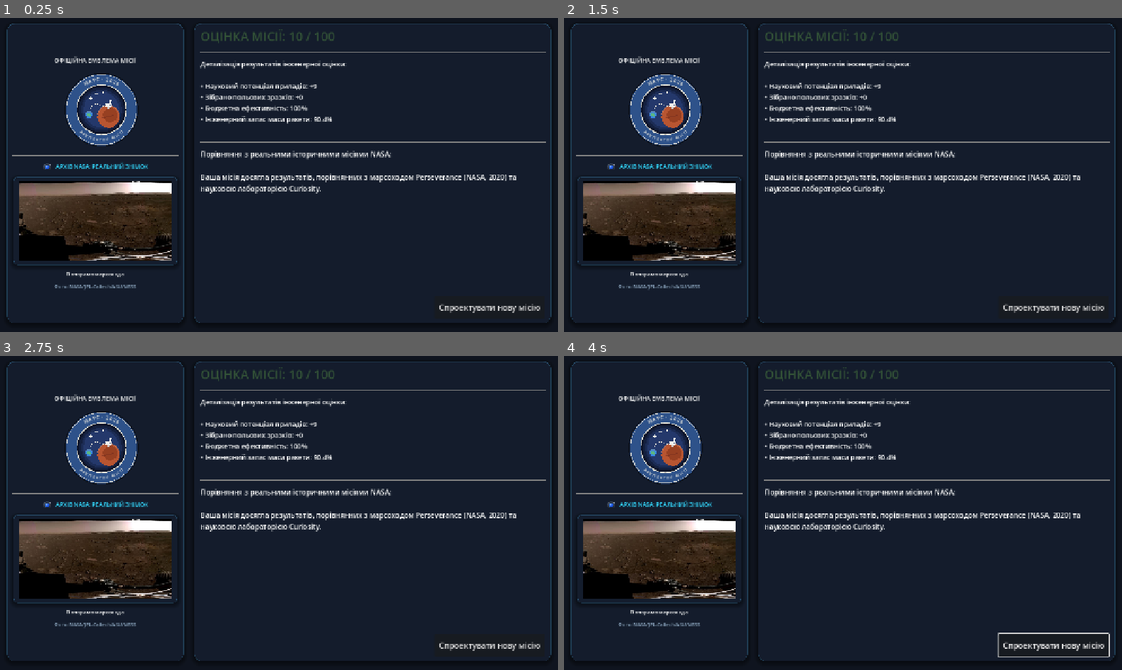
Above: before the commit, frames 1-4 (two rows, left to right).
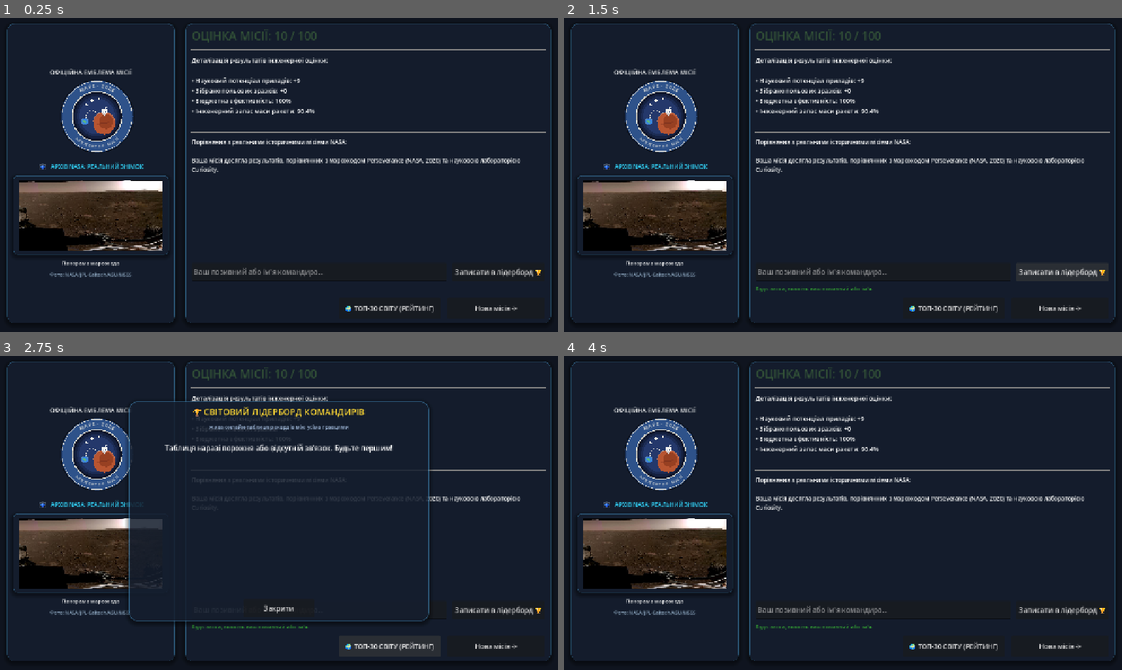
Above: after the commit, the same moments.

Repository: gaga050819/architect-misii-2d
Game: Godot game, scene res://scenes/DebriefView.tscn
Two runs of this game, one before a commit and one after it. Both use one fixed random seed, a clock stepped at 60 frames per second and the inputs below. This scene is started directly instead of the project's main scene.
Inputs (mouse positions are in pixels of both pictures, inside the frame that each line leads up to):
- Up to frame 1 (0.25 s): no input
- Up to frame 2 (1.5 s): click "Спроектувати нову місію" (after the commit: "Нова місія ->") at 0.5 s; click (1060, 272) at 1.25 s, where only the run after the commit has a clickable "Записати в лідерборд 🏆"
- Up to frame 3 (2.75 s): click (390, 644) at 2 s, where only the run after the commit has a clickable "🌍 ТОП-30 СВІТУ (РЕЙТИНГ)"
- Up to frame 4 (4 s): click (843, 607) at 2.75 s, where only the run after the commit has a clickable "Закрити"; tap Enter at 3.5 s; move the mouse to (965, 494) at 3.52 s; hold Right (ui_right) from 3.53 s (still down)

The runs differ from the first frame. In frame 1, 14% of the frame differs, in the area x 2-98%, y 1-98%; in frame 2, 14%; in frame 3, 14%; in frame 4, 14%.

Commit message:
feat: global online leaderboard, launch window selector, real NASA archive photos

Diff:
--- a/godot_project/project.godot
+++ b/godot_project/project.godot
@@ -22,6 +22,7 @@
 Calc="*res://scripts/Calc.gd"
 GameState="*res://scripts/GameState.gd"
 SoundManager="*res://scripts/SoundManager.gd"
+LeaderboardManager="*res://scripts/LeaderboardManager.gd"
 
 [display]
 
--- a/godot_project/scenes/DebriefView.tscn
+++ b/godot_project/scenes/DebriefView.tscn
@@ -27,12 +27,12 @@
 theme_override_constants/separation = 24
 
 [node name="LeftPanel" type="PanelContainer" parent="Content"]
-custom_minimum_size = Vector2(400, 0)
+custom_minimum_size = Vector2(380, 0)
 layout_mode = 2
 
 [node name="VBox" type="VBoxContainer" parent="Content/LeftPanel"]
 layout_mode = 2
-theme_override_constants/separation = 12
+theme_override_constants/separation = 10
 alignment = 1
 
 [node name="LblPatchTitle" type="Label" parent="Content/LeftPanel/VBox"]
@@ -42,11 +42,11 @@
 text = "ОФІЦІЙНА ЕМБЛЕМА МІСІЇ"
 
 [node name="PatchAnchor" type="Control" parent="Content/LeftPanel/VBox"]
-custom_minimum_size = Vector2(0, 180)
+custom_minimum_size = Vector2(0, 160)
 layout_mode = 2
 
 [node name="MissionPatchVisual" type="Node2D" parent="Content/LeftPanel/VBox/PatchAnchor"]
-position = Vector2(200, 90)
+position = Vector2(190, 80)
 script = ExtResource("2_patch")
 
 [node name="HSeparator" type="HSeparator" parent="Content/LeftPanel/VBox"]
@@ -58,7 +58,7 @@
 alignment = 1
 
 [node name="IconCam" type="TextureRect" parent="Content/LeftPanel/VBox/HBoxPhotoHeader"]
-custom_minimum_size = Vector2(22, 22)
+custom_minimum_size = Vector2(20, 20)
 layout_mode = 2
 texture = ExtResource("3_cam")
 expand_mode = 1
@@ -71,7 +71,7 @@
 text = "АРХІВ NASA: РЕАЛЬНИЙ ЗНІМОК"
 
 [node name="PhotoContainer" type="PanelContainer" parent="Content/LeftPanel/VBox"]
-custom_minimum_size = Vector2(0, 200)
+custom_minimum_size = Vector2(0, 180)
 layout_mode = 2
 
 [node name="NasaPhotoRect" type="TextureRect" parent="Content/LeftPanel/VBox/PhotoContainer"]
@@ -100,12 +100,12 @@
 
 [node name="VBox" type="VBoxContainer" parent="Content/RightPanel"]
 layout_mode = 2
-theme_override_constants/separation = 14
+theme_override_constants/separation = 12
 
 [node name="LblScore" type="Label" parent="Content/RightPanel/VBox"]
 layout_mode = 2
 theme_override_colors/font_color = Color(0.2, 0.9, 0.6, 1)
-theme_override_font_sizes/font_size = 28
+theme_override_font_sizes/font_size = 26
 text = "ОЦІНКА МІСІЇ: 100 / 100"
 
 [node name="HSeparator" type="HSeparator" parent="Content/RightPanel/VBox"]
@@ -113,7 +113,7 @@
 
 [node name="LblBreakdown" type="Label" parent="Content/RightPanel/VBox"]
 layout_mode = 2
-theme_override_font_sizes/font_size = 15
+theme_override_font_sizes/font_size = 14
 text = "Деталізація результатів..."
 
 [node name="HSeparator2" type="HSeparator" parent="Content/RightPanel/VBox"]
@@ -121,6 +121,7 @@
 
 [node name="LblComparison" type="Label" parent="Content/RightPanel/VBox"]
 layout_mode = 2
+theme_override_font_sizes/font_size = 13
 autowrap_mode = 2
 text = "Порівняння з реальними місіями NASA..."
 
@@ -128,9 +129,95 @@
 layout_mode = 2
 size_flags_vertical = 3
 
-[node name="BtnRestart" type="Button" parent="Content/RightPanel/VBox"]
-custom_minimum_size = Vector2(250, 52)
-layout_mode = 2
-size_flags_horizontal = 8
-theme_override_font_sizes/font_size = 18
-text = "Спроектувати нову місію"
+[node name="LeaderboardBox" type="VBoxContainer" parent="Content/RightPanel/VBox"]
+layout_mode = 2
+theme_override_constants/separation = 8
+
+[node name="HBoxSubmit" type="HBoxContainer" parent="Content/RightPanel/VBox/LeaderboardBox"]
+layout_mode = 2
+theme_override_constants/separation = 12
+
+[node name="EditCallsign" type="LineEdit" parent="Content/RightPanel/VBox/LeaderboardBox/HBoxSubmit"]
+custom_minimum_size = Vector2(0, 42)
+layout_mode = 2
+size_flags_horizontal = 3
+placeholder_text = "Ваш позивний або ім'я командира..."
+
+[node name="BtnSubmit" type="Button" parent="Content/RightPanel/VBox/LeaderboardBox/HBoxSubmit"]
+custom_minimum_size = Vector2(210, 42)
+layout_mode = 2
+text = "Записати в лідерборд 🏆"
+
+[node name="LblSubmitStatus" type="Label" parent="Content/RightPanel/VBox/LeaderboardBox"]
+layout_mode = 2
+theme_override_colors/font_color = Color(0.2, 0.85, 1, 1)
+theme_override_font_sizes/font_size = 12
+text = ""
+
+[node name="HBoxActions" type="HBoxContainer" parent="Content/RightPanel/VBox"]
+layout_mode = 2
+theme_override_constants/separation = 16
+alignment = 2
+
+[node name="BtnShowLeaderboard" type="Button" parent="Content/RightPanel/VBox/HBoxActions"]
+custom_minimum_size = Vector2(230, 48)
+layout_mode = 2
+theme_override_font_sizes/font_size = 15
+text = "🌍 ТОП-30 СВІТУ (РЕЙТИНГ)"
+
+[node name="BtnRestart" type="Button" parent="Content/RightPanel/VBox/HBoxActions"]
+custom_minimum_size = Vector2(220, 48)
+layout_mode = 2
+theme_override_font_sizes/font_size = 15
+text = "Нова місія ->"
+
+[node name="LeaderboardModal" type="PanelContainer" parent="."]
+visible = false
+layout_mode = 1
+anchors_preset = 8
+anchor_left = 0.5
+anchor_top = 0.5
+anchor_right = 0.5
+anchor_bottom = 0.5
+offset_left = -340.0
+offset_top = -250.0
+offset_right = 340.0
+offset_bottom = 250.0
+grow_horizontal = 2
+grow_vertical = 2
+
+[node name="VBox" type="VBoxContainer" parent="LeaderboardModal"]
+layout_mode = 2
+theme_override_constants/separation = 12
+
+[node name="LblModalTitle" type="Label" parent="LeaderboardModal/VBox"]
+layout_mode = 2
+theme_override_colors/font_color = Color(1, 0.85, 0.2, 1)
+theme_override_font_sizes/font_size = 20
+horizontal_alignment = 1
+text = "🏆 СВІТОВИЙ ЛІДЕРБОРД КОМАНДИРІВ"
+
+[node name="LblModalSubtitle" type="Label" parent="LeaderboardModal/VBox"]
+layout_mode = 2
+theme_override_colors/font_color = Color(0.65, 0.75, 0.88, 1)
+theme_override_font_sizes/font_size = 12
+horizontal_alignment = 1
+text = "Жива онлайн-таблиця рекордів між усіма гравцями"
+
+[node name="HSeparator" type="HSeparator" parent="LeaderboardModal/VBox"]
+layout_mode = 2
+
+[node name="ScrollEntries" type="ScrollContainer" parent="LeaderboardModal/VBox"]
+layout_mode = 2
+size_flags_vertical = 3
+
+[node name="VBoxEntries" type="VBoxContainer" parent="LeaderboardModal/VBox/ScrollEntries"]
+layout_mode = 2
+size_flags_horizontal = 3
+theme_override_constants/separation = 6
+
+[node name="BtnCloseModal" type="Button" parent="LeaderboardModal/VBox"]
+custom_minimum_size = Vector2(160, 40)
+layout_mode = 2
+size_flags_horizontal = 4
+text = "Закрити"
--- a/godot_project/scenes/LaunchView.tscn
+++ b/godot_project/scenes/LaunchView.tscn
@@ -69,6 +69,46 @@
 theme_override_font_sizes/font_size = 12
 text = "Дальність: 0.0 км | Тиск Q: 0.0 кПа"
 
+[node name="LaunchWindowPanel" type="PanelContainer" parent="."]
+layout_mode = 0
+offset_left = 820.0
+offset_top = 25.0
+offset_right = 1250.0
+offset_bottom = 270.0
+
+[node name="VBox" type="VBoxContainer" parent="LaunchWindowPanel"]
+layout_mode = 2
+theme_override_constants/separation = 10
+
+[node name="LblWindowTitle" type="Label" parent="LaunchWindowPanel/VBox"]
+layout_mode = 2
+theme_override_colors/font_color = Color(0.2, 0.85, 1, 1)
+theme_override_font_sizes/font_size = 15
+text = "ОРБІТАЛЬНЕ ВІКНО СТАРТУ"
+
+[node name="LblTargetInfo" type="Label" parent="LaunchWindowPanel/VBox"]
+layout_mode = 2
+theme_override_font_sizes/font_size = 13
+text = "Ціль: Марс | Син. період: 780 діб"
+
+[node name="SliderOffset" type="HSlider" parent="LaunchWindowPanel/VBox"]
+layout_mode = 2
+min_value = -30.0
+max_value = 30.0
+step = 1.0
+
+[node name="LblOffsetVal" type="Label" parent="LaunchWindowPanel/VBox"]
+layout_mode = 2
+theme_override_font_sizes/font_size = 13
+text = "Дата старту: Т-0 (Оптимальна)"
+
+[node name="LblWindowStatus" type="Label" parent="LaunchWindowPanel/VBox"]
+layout_mode = 2
+theme_override_colors/font_color = Color(0.2, 0.9, 0.6, 1)
+theme_override_font_sizes/font_size = 12
+autowrap_mode = 2
+text = "Вирівнювання планет ідеальне. Витрата палива мінімальна."
+
 [node name="Controls" type="HBoxContainer" parent="."]
 layout_mode = 1
 anchors_preset = 7
--- a/godot_project/scripts/DebriefView.gd
+++ b/godot_project/scripts/DebriefView.gd
@@ -12,10 +12,28 @@
 @onready var lbl_score = $Content/RightPanel/VBox/LblScore
 @onready var lbl_breakdown = $Content/RightPanel/VBox/LblBreakdown
 @onready var lbl_comparison = $Content/RightPanel/VBox/LblComparison
-@onready var btn_restart = $Content/RightPanel/VBox/BtnRestart
+@onready var btn_restart = $Content/RightPanel/VBox/HBoxActions/BtnRestart
+@onready var btn_show_leaderboard = $Content/RightPanel/VBox/HBoxActions/BtnShowLeaderboard
+
+@onready var edit_callsign = $Content/RightPanel/VBox/LeaderboardBox/HBoxSubmit/EditCallsign
+@onready var btn_submit = $Content/RightPanel/VBox/LeaderboardBox/HBoxSubmit/BtnSubmit
+@onready var lbl_submit_status = $Content/RightPanel/VBox/LeaderboardBox/LblSubmitStatus
+
+@onready var modal = $LeaderboardModal
+@onready var vbox_entries = $LeaderboardModal/VBox/ScrollEntries/VBoxEntries
+@onready var btn_close_modal = $LeaderboardModal/VBox/BtnCloseModal
+
+var has_submitted: bool = false
 
 func _ready() -> void:
 	btn_restart.pressed.connect(_on_restart_pressed)
+	btn_show_leaderboard.pressed.connect(_on_show_leaderboard_pressed)
+	btn_close_modal.pressed.connect(_on_close_modal_pressed)
+	btn_submit.pressed.connect(_on_submit_pressed)
+
+	LeaderboardManager.leaderboard_loaded.connect(_on_leaderboard_loaded)
+	LeaderboardManager.score_submitted.connect(_on_score_submitted)
+
 	apply_liquid_glass_styles()
 	display_real_nasa_photo()
 	calculate_final_results()
@@ -24,6 +42,7 @@
 	left_panel.add_theme_stylebox_override("panel", ThemeManager.create_glass_style(16, 1))
 	right_panel.add_theme_stylebox_override("panel", ThemeManager.create_glass_style(16, 1))
 	photo_container.add_theme_stylebox_override("panel", ThemeManager.create_glass_style(10, 1))
+	modal.add_theme_stylebox_override("panel", ThemeManager.create_glass_style(20, 2))
 
 func display_real_nasa_photo() -> void:
 	var platform = DataManager.get_platform(GameState.platform_id)
@@ -79,6 +98,8 @@
 		b_text += "• Штраф за пошкодження при посадці: -%d\n" % [int(GameState.landing_damage)]
 	b_text += "• Бюджетна ефективність: 100%\n"
 	b_text += "• Інженерний запас маси ракети: %.1f%%\n" % [stats.get("mass_reserve_pct", 0.2) * 100.0]
+	if GameState.launch_window_offset != 0:
+		b_text += "• Зміщення вікна старту: %d діб\n" % [GameState.launch_window_offset]
 	lbl_breakdown.text = b_text
 
 	var comp_text = "Порівняння з реальними історичними місіями NASA:\n\n"
@@ -94,6 +115,99 @@
 		comp_text += "Зонд успішно виконав високоточне картографування та забір реголіту у стилі місії OSIRIS-REx."
 	lbl_comparison.text = comp_text
 
+func _on_submit_pressed() -> void:
+	if has_submitted:
+		lbl_submit_status.text = "Ваш результат вже надіслано до світового залу слави!"
+		return
+	var c_name = edit_callsign.text.strip_edges()
+	if c_name.is_empty():
+		lbl_submit_status.text = "Будь ласка, вкажіть ваш позивний або ім'я."
+		lbl_submit_status.modulate = ThemeManager.accent_amber
+		return
+
+	btn_submit.disabled = true
+	lbl_submit_status.text = "Надсилання результату на сервер..."
+	lbl_submit_status.modulate = ThemeManager.accent_cyan
+
+	var target_info = DataManager.get_target(GameState.target_id)
+	var t_name = DataManager.get_localized(target_info.get("name"), "Ціль")
+	LeaderboardManager.submit_score(c_name, GameState.final_score, t_name)
+
+func _on_score_submitted(success: bool) -> void:
+	btn_submit.disabled = false
+	if success:
+		has_submitted = true
+		btn_submit.text = "Опубліковано ✓"
+		btn_submit.disabled = true
+		lbl_submit_status.text = "Успішно опубліковано у Світовий лідерборд!"
+		lbl_submit_status.modulate = ThemeManager.accent_emerald
+	else:
+		lbl_submit_status.text = "Помилка зв'язку з сервером. Спробуйте ще раз."
+		lbl_submit_status.modulate = ThemeManager.accent_red
+
+func _on_show_leaderboard_pressed() -> void:
+	SoundManager.play_click()
+	modal.visible = true
+	_clear_entries()
+	var loading_lbl = Label.new()
+	loading_lbl.text = "Завантаження світових рекордів..."
+	loading_lbl.horizontal_alignment = HORIZONTAL_ALIGNMENT_CENTER
+	vbox_entries.add_child(loading_lbl)
+	LeaderboardManager.fetch_leaderboard()
+
+func _on_close_modal_pressed() -> void:
+	SoundManager.play_click()
+	modal.visible = false
+
+func _on_leaderboard_loaded(entries: Array) -> void:
+	_clear_entries()
+	if entries.is_empty():
+		var empty_lbl = Label.new()
+		empty_lbl.text = "Таблиця наразі порожня або відсутній зв'язок. Будьте першим!"
+		empty_lbl.horizontal_alignment = HORIZONTAL_ALIGNMENT_CENTER
+		vbox_entries.add_child(empty_lbl)
+		return
+
+	for idx in range(entries.size()):
+		var entry = entries[idx] as Dictionary
+		var row = HBoxContainer.new()
+		row.theme_override_constants.separation = 12
+
+		var rank_lbl = Label.new()
+		rank_lbl.custom_minimum_size = Vector2(40, 0)
+		rank_lbl.text = "#%d" % [idx + 1]
+		if idx == 0:
+			rank_lbl.modulate = Color(1.0, 0.85, 0.2)
+		elif idx == 1:
+			rank_lbl.modulate = Color(0.85, 0.9, 0.95)
+		elif idx == 2:
+			rank_lbl.modulate = Color(0.85, 0.55, 0.3)
+		row.add_child(rank_lbl)
+
+		var name_lbl = Label.new()
+		name_lbl.size_flags_horizontal = SIZE_EXPAND_FILL
+		name_lbl.text = str(entry.get("name", "Командир"))
+		row.add_child(name_lbl)
+
+		var target_lbl = Label.new()
+		target_lbl.custom_minimum_size = Vector2(90, 0)
+		target_lbl.text = str(entry.get("target", "Марс"))
+		target_lbl.modulate = Color(0.65, 0.75, 0.88)
+		row.add_child(target_lbl)
+
+		var score_lbl = Label.new()
+		score_lbl.custom_minimum_size = Vector2(80, 0)
+		score_lbl.horizontal_alignment = HORIZONTAL_ALIGNMENT_RIGHT
+		score_lbl.text = "%d балів" % [int(entry.get("score", 0))]
+		score_lbl.modulate = ThemeManager.accent_emerald
+		row.add_child(score_lbl)
+
+		vbox_entries.add_child(row)
+
+func _clear_entries() -> void:
+	for child in vbox_entries.get_children():
+		child.queue_free()
+
 func _on_restart_pressed() -> void:
 	SoundManager.play_click()
 	GameState.reset_mission()
--- a/godot_project/scripts/GameState.gd
+++ b/godot_project/scripts/GameState.gd
@@ -18,6 +18,7 @@
 var collected_science: float = 0.0
 var landing_damage: float = 0.0
 var flight_events_log: Array = []
+var launch_window_offset: int = 0
 var mission_success: bool = true
 
 func _ready() -> void:
@@ -36,6 +37,7 @@
 	final_score = 0
 	collected_science = 0.0
 	landing_damage = 0.0
+	launch_window_offset = 0
 	flight_events_log.clear()
 	mission_success = true
 	state_changed.emit()
--- a/godot_project/scripts/LaunchView.gd
+++ b/godot_project/scripts/LaunchView.gd
@@ -9,6 +9,12 @@
 @onready var lbl_gforce = $Telemetry/VBox/LblGForce
 @onready var lbl_telemetry_details = $Telemetry/VBox/LblDetails
 @onready var flight_area = $FlightArea
+@onready var telemetry_panel = $Telemetry
+@onready var window_panel = $LaunchWindowPanel
+@onready var lbl_target_info = $LaunchWindowPanel/VBox/LblTargetInfo
+@onready var slider_offset = $LaunchWindowPanel/VBox/SliderOffset
+@onready var lbl_offset_val = $LaunchWindowPanel/VBox/LblOffsetVal
+@onready var lbl_window_status = $LaunchWindowPanel/VBox/LblWindowStatus
 
 var is_launching: bool = false
 var altitude_km: float = 0.0
@@ -24,6 +30,8 @@
 func _ready() -> void:
 	update_pad_alignment()
 	current_local_center_y = -75.0
+	telemetry_panel.add_theme_stylebox_override("panel", ThemeManager.create_glass_style(16, 1))
+	_init_window_panel()
 	btn_start.pressed.connect(_on_start_pressed)
 	btn_next.pressed.connect(_on_next_pressed)
 	btn_next.visible = false
@@ -35,6 +43,34 @@
 
 	for i in range(70):
 		stars.append(Vector2(randf_range(20.0, 1260.0), randf_range(10.0, 400.0)))
+
+func _init_window_panel() -> void:
+	window_panel.add_theme_stylebox_override("panel", ThemeManager.create_glass_style(16, 1))
+	var target_info = DataManager.get_target(GameState.target_id)
+	var t_name = DataManager.get_localized(target_info.get("name"), "Ціль")
+	var win = target_info.get("window", {})
+	var syn_d = int(win.get("synodic_days", 780))
+	lbl_target_info.text = "Ціль: %s | Синодичний період: %d діб" % [t_name, syn_d]
+	slider_offset.value = 0.0
+	slider_offset.value_changed.connect(_on_slider_changed)
+	_update_window_status(0)
+
+func _on_slider_changed(val: float) -> void:
+	_update_window_status(int(val))
+
+func _update_window_status(off: int) -> void:
+	if off == 0:
+		lbl_offset_val.text = "Дата старту: Т-0 (Оптимальна дата Гомана)"
+		lbl_window_status.text = "Ідеальне вирівнювання орбіт: dV мінімальний, 100% паливного запасу."
+		lbl_window_status.modulate = ThemeManager.accent_emerald
+	elif abs(off) <= 10:
+		lbl_offset_val.text = "Дата старту: %s%d діб від оптимуму" % ["+" if off > 0 else "", off]
+		lbl_window_status.text = "Допустиме вікно (+5% dV). Невеликі втрати палива."
+		lbl_window_status.modulate = ThemeManager.accent_amber
+	else:
+		lbl_offset_val.text = "Дата старту: %s%d діб від оптимуму" % ["+" if off > 0 else "", off]
+		lbl_window_status.text = "Неоптимальне вікно (+%d%% dV). Високий ризик дефіциту палива!" % [abs(off) * 2]
+		lbl_window_status.modulate = ThemeManager.accent_red
 
 func update_pad_alignment() -> void:
 	var rect = flight_area.get_viewport_rect()
@@ -144,6 +180,13 @@
 
 func _on_start_pressed() -> void:
 	SoundManager.play_click()
+	window_panel.visible = false
+	var off = int(slider_offset.value)
+	GameState.launch_window_offset = off
+	if off == 0:
+		GameState.flight_events_log.append("Старт у точне вікно Гомана: максимальна енергетична ефективність!")
+	else:
+		GameState.flight_events_log.append("Старт зі зміщенням %d діб: витрачено додаткове паливо." % [off])
 	is_launching = true
 	launch_timer = 0.0
 	btn_start.disabled = true
--- /dev/null
+++ b/godot_project/scripts/LeaderboardManager.gd
@@ -0,0 +1,94 @@
+extends Node
+
+signal leaderboard_loaded(entries: Array)
+signal score_submitted(success: bool)
+
+var api_base: String = "https://kvdb.io/NX3aW88qQJiiNGJ2m9mK16/"
+var http_fetch: HTTPRequest
+var http_submit: HTTPRequest
+var is_fetching: bool = false
+var is_submitting: bool = false
+
+func _ready() -> void:
+	http_fetch = HTTPRequest.new()
+	add_child(http_fetch)
+	http_fetch.request_completed.connect(_on_fetch_completed)
+
+	http_submit = HTTPRequest.new()
+	add_child(http_submit)
+	http_submit.request_completed.connect(_on_submit_completed)
+
+func fetch_leaderboard() -> void:
+	if is_fetching:
+		return
+	is_fetching = true
+	var url = api_base + "?prefix=entry_&values=true"
+	var err = http_fetch.request(url)
+	if err != OK:
+		is_fetching = false
+		leaderboard_loaded.emit([])
+
+func submit_score(p_name: String, p_score: int, p_target: String) -> void:
+	if is_submitting:
+		return
+	is_submitting = true
+	var clean_name = p_name.strip_edges()
+	if clean_name.is_empty():
+		clean_name = "Командир"
+	clean_name = clean_name.substr(0, 24)
+
+	var t_stamp = int(Time.get_unix_time_from_system())
+	var r_num = randi() % 9999
+	var key = "entry_%d_%04d" % [t_stamp, r_num]
+	var url = api_base + key
+
+	var payload = {
+		"name": clean_name,
+		"score": p_score,
+		"target": p_target,
+		"date": Time.get_date_string_from_system()
+	}
+	var json_str = JSON.stringify(payload)
+	var headers = PackedStringArray(["Content-Type: application/json"])
+	var err = http_submit.request(url, headers, HTTPClient.METHOD_POST, json_str)
+	if err != OK:
+		is_submitting = false
+		score_submitted.emit(false)
+
+func _on_fetch_completed(result: int, response_code: int, _headers: PackedStringArray, body: PackedByteArray) -> void:
+	is_fetching = false
+	var entries: Array = []
+	if result != HTTPRequest.RESULT_SUCCESS or response_code < 200 or response_code >= 300:
+		leaderboard_loaded.emit(entries)
+		return
+
+	var text = body.get_string_from_utf8()
+	var lines = text.split("\n", false)
+	for line in lines:
+		var eq_idx = line.find("=")
+		if eq_idx == -1:
+			continue
+		var val_str = line.substr(eq_idx + 1).strip_edges()
+		var json = JSON.new()
+		var parse_err = json.parse(val_str)
+		if parse_err == OK and json.data is Dictionary:
+			var d = json.data as Dictionary
+			entries.append({
+				"name": str(d.get("name", "Невідомий")),
+				"score": int(d.get("score", 0)),
+				"target": str(d.get("target", "Місія")),
+				"date": str(d.get("date", ""))
+			})
+
+	entries.sort_custom(func(a, b): return int(a["score"]) > int(b["score"]))
+	if entries.size() > 30:
+		entries = entries.slice(0, 30)
+
+	leaderboard_loaded.emit(entries)
+
+func _on_submit_completed(result: int, response_code: int, _headers: PackedStringArray, _body: PackedByteArray) -> void:
+	is_submitting = false
+	var ok = (result == HTTPRequest.RESULT_SUCCESS and response_code >= 200 and response_code < 300)
+	score_submitted.emit(ok)
+	if ok:
+		fetch_leaderboard()
Not shown, added: godot_project/scripts/LeaderboardManager.gd.uid
Not shown, changed: index.pck
